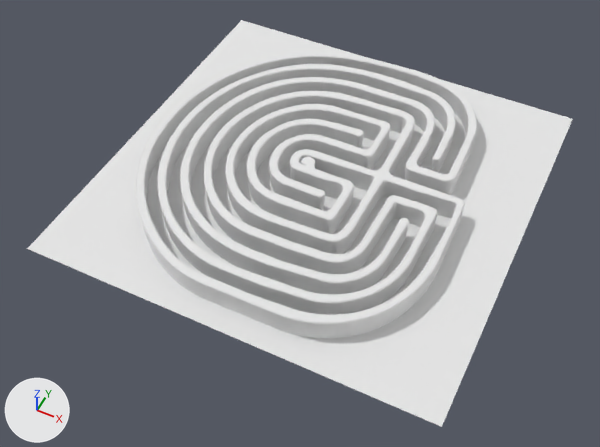
Before and after pictures for a commit that changed the OBJ model Modelos/laberinto/Laberinto.obj.
Camera for both pictures: a 50 mm lens placed at (53.0, -277.0, 288.0), pointed at (-67.0, -37.0, -12.0). Every picture has the same lights, and +X, +Y and +Z are marked at lower left. Where no turn or scale is listed for an object, it has been applied to the vertices.

In view in the first picture: 'Cretas_Maze', 'Plane'.
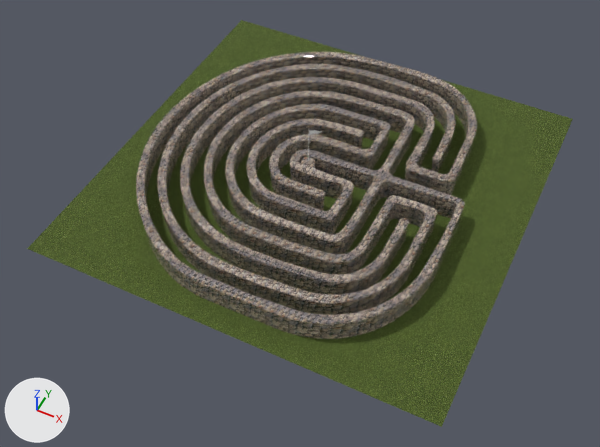
Edits to the scene script, one JSON object a line:
```json
{"op": "add", "block": "img_grass_jpg", "code": ["img_grass_jpg = load_image('grass.jpg', 'grass.jpg', 512, 512, 'sRGB')"]}
{"op": "add", "block": "img_texture_jpg", "code": ["img_texture_jpg = load_image('texture.jpg', 'texture.jpg', 1732, 1154, 'sRGB')"]}
{"op": "remove", "block": "mat_mat_3_002", "code": "mat_mat_3_002.base_color = (0.8, 0.8, 0.8)  # white #e7e7e7"}
{"op": "add", "block": "mat_mat_3_002", "code": "mat_mat_3_002.texture = img_texture_jpg"}
{"op": "set", "path": "mat_mat_3_002.roughness", "old": "1.0", "new": "0.0"}
{"op": "remove", "block": "mat_material_001", "code": "mat_material_001.base_color = (0.8, 0.8, 0.8)  # white #e7e7e7"}
{"op": "add", "block": "mat_material_001", "code": "mat_material_001.texture = img_grass_jpg"}
{"op": "add", "block": "mat_lambert3sg", "code": ["mat_lambert3sg = principled_material('lambert3SG')", "mat_lambert3sg.base_color = (0.8, 0.8, 0.8)  # white #e7e7e7", "mat_lambert3sg.roughness = 1.0"]}
{"op": "add", "block": "mat_lambert2sg", "code": ["mat_lambert2sg = principled_material('lambert2SG')", "mat_lambert2sg.base_color = (0.8, 0.8, 0.8)  # white #e7e7e7", "mat_lambert2sg.roughness = 1.0"]}
{"op": "add", "block": "mat_lambert4sg", "code": ["mat_lambert4sg = principled_material('lambert4SG')", "mat_lambert4sg.base_color = (0.8, 0.8, 0.8)  # white #e7e7e7", "mat_lambert4sg.roughness = 1.0"]}
{"op": "add", "block": "mat_lambert5sg", "code": ["mat_lambert5sg = principled_material('lambert5SG')", "mat_lambert5sg.base_color = (0.38, 0.31, 0.23)  # beige #a69784", "mat_lambert5sg.roughness = 1.0"]}
{"op": "add", "block": "me_objflag", "code": ["me_objflag = bpy.data.meshes.new('objFlag')", "me_objflag.from_pydata(...)  # 1427 vertices, 1380 faces; spans x -74.5..-70.0, y -13.2..-7.7, z 5.5..26.3", "# faces by material slot: [160, 340, 720, 160]", "me_objflag.materials.append(mat_lambert3sg)  # its picture is missing", "me_objflag.materials.append(mat_lambert5sg)  # beige #a69784", "me_objflag.materials.append(mat_lambert2sg)  # its picture is missing", "me_objflag.materials.append(mat_lambert4sg)  # its picture is missing"]}
{"op": "add", "block": "ob_objflag", "code": ["ob_objflag = bpy.data.objects.new('objFlag', me_objflag)", "ob_objflag.location = (0.0, 0.0, 0.0)"]}
```

Where the change shows, as pixel boxes (x1, y1, x2, y2) in the pictures (600 x 447 px):
```json
{"object": "Cretas_Maze", "change": "surface changed", "before": [136, 52, 477, 339], "after": [136, 52, 477, 339]}
{"object": "Plane", "change": "surface changed", "before": [27, 20, 573, 427], "after": [27, 20, 573, 427], "on screen": "white to green"}
{"object": "objFlag", "change": "added", "after": [308, 130, 322, 161]}
```
